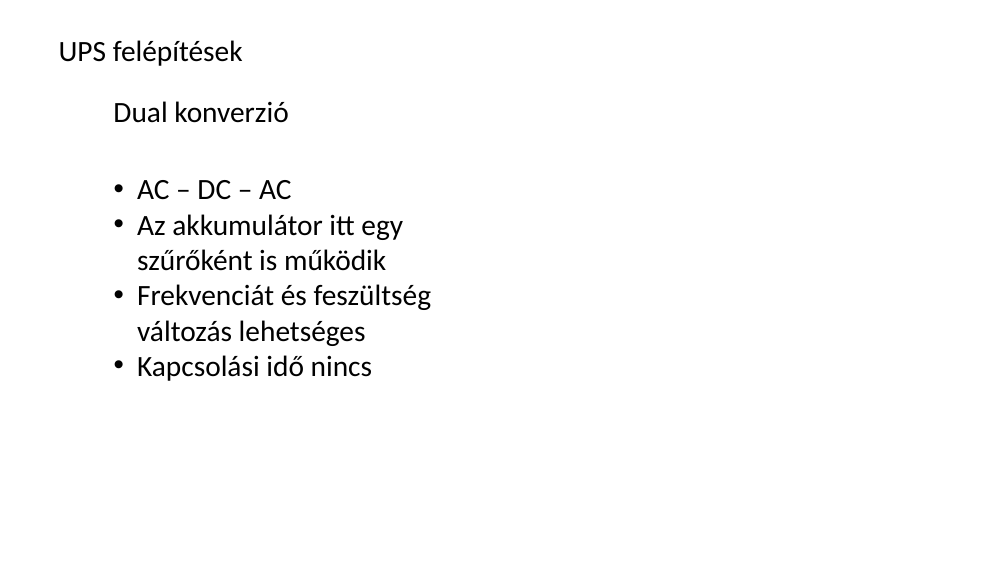
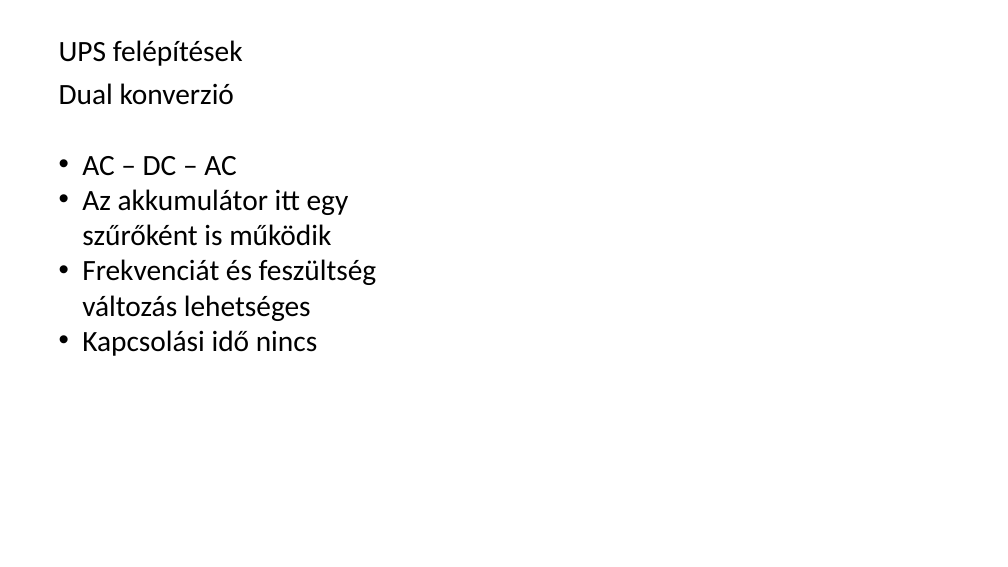
Before and after one commit to RCsSto/cad-cam-szunetment, a slide deck: slide 18 of CADCAM.pptx. Drawn at 1008x567 pixels with LibreOffice and Linux fonts; fonts in the diff are those of the drawing. Boxes give left, top, right and bottom in pixels: in the first picture for what was removed or moved away, otherwise in the second. Text is boxed around its words. In the diff, an @@ line names an element or a change of style, - is before the commit and + after.

```diff
--- a/CADCAM.pptx
+++ b/CADCAM.pptx
@@ text "Dual konverzió": place and size @@
-text "Dual konverzió" at bbox=[137, 180, 432, 381]
+text "Dual konverzió" at bbox=[59, 83, 377, 356]
@@ text at bbox=[59, 83, 234, 105]: paragraph added @@
+Dual konverzió
@@ text removed at bbox=[113, 101, 288, 123] @@
-Dual konverzió
```
Also in this commit, not shown: 13 other slides changed, 3 slides added, 2 slides removed, 1 other file.
